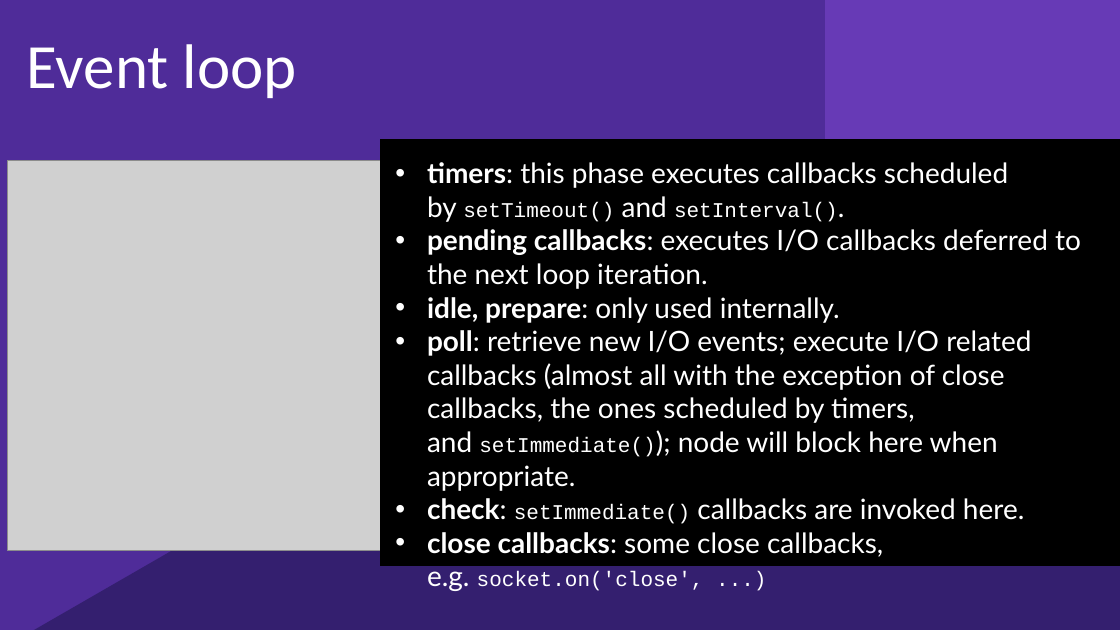
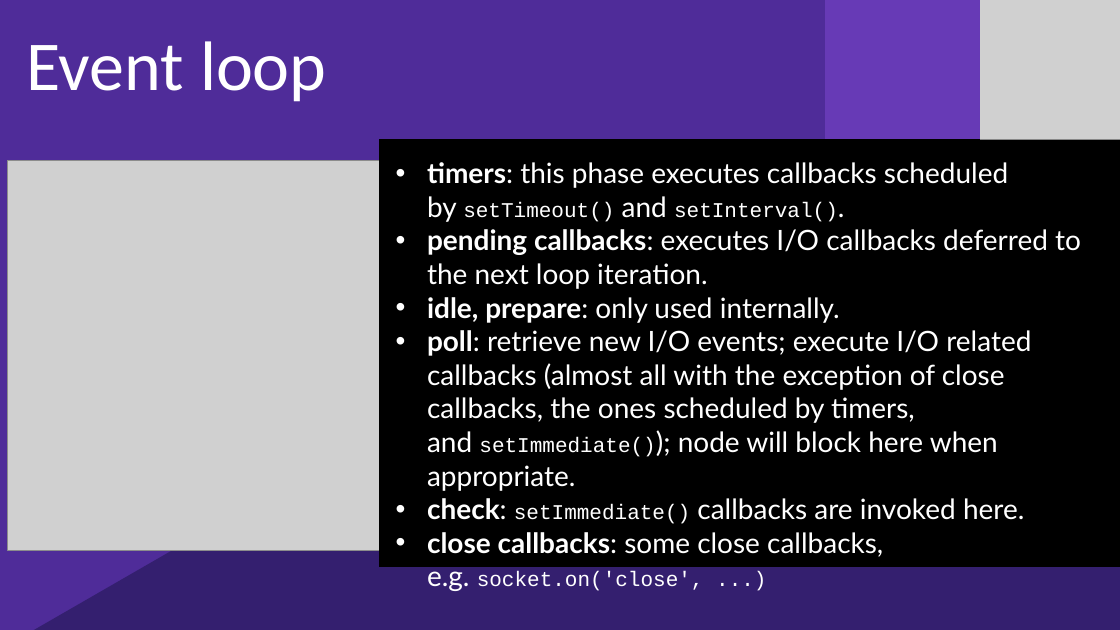
Before and after one commit to kjocevicius/nodejs-demo, a slide deck: slide 11 of nodejs.pptx (slide 10 before the commit). Drawn at 1120x630 pixels with LibreOffice and Linux fonts; fonts in the diff are those of the drawing; grey boxes stand for pictures; background and template pictures are left out. Boxes give left, top, right and bottom in pixels: in the first picture for what was removed or moved away, otherwise in the second. Text is boxed around its words. In the diff, an @@ line names an element or a change of style, - is before the commit and + after.

Commit message:
Added some slides

```diff
--- a/nodejs.pptx
+++ b/nodejs.pptx
@@ picture added at (981, 0, 1120, 139) @@
@@ text "Event loop" at (26, 41, 327, 102): size 54 to 60 pt @@
@@ rectangle at (381, 139, 1120, 565): outline #000000 1 pt to #000000 2 pt @@
@@ text "timers: this phase executes callbacks ..." at (427, 162, 1081, 557): indent changed @@
```
Also in this commit, not shown: 18 other slides changed, 2 slides added.
